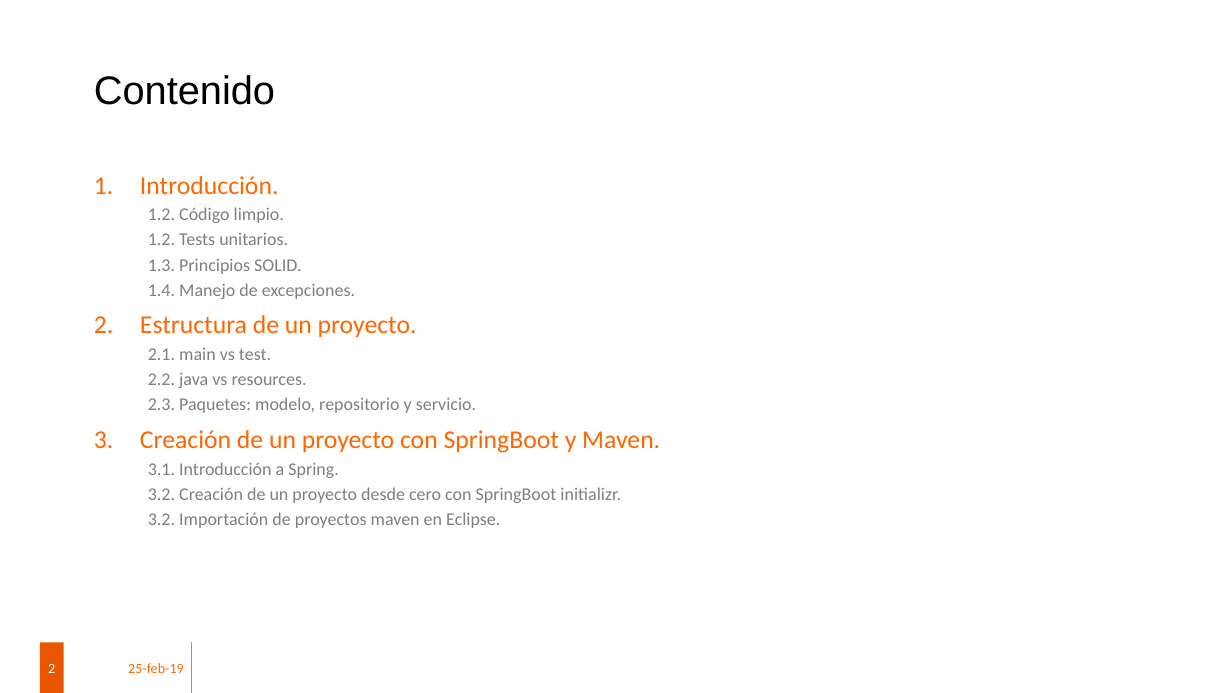
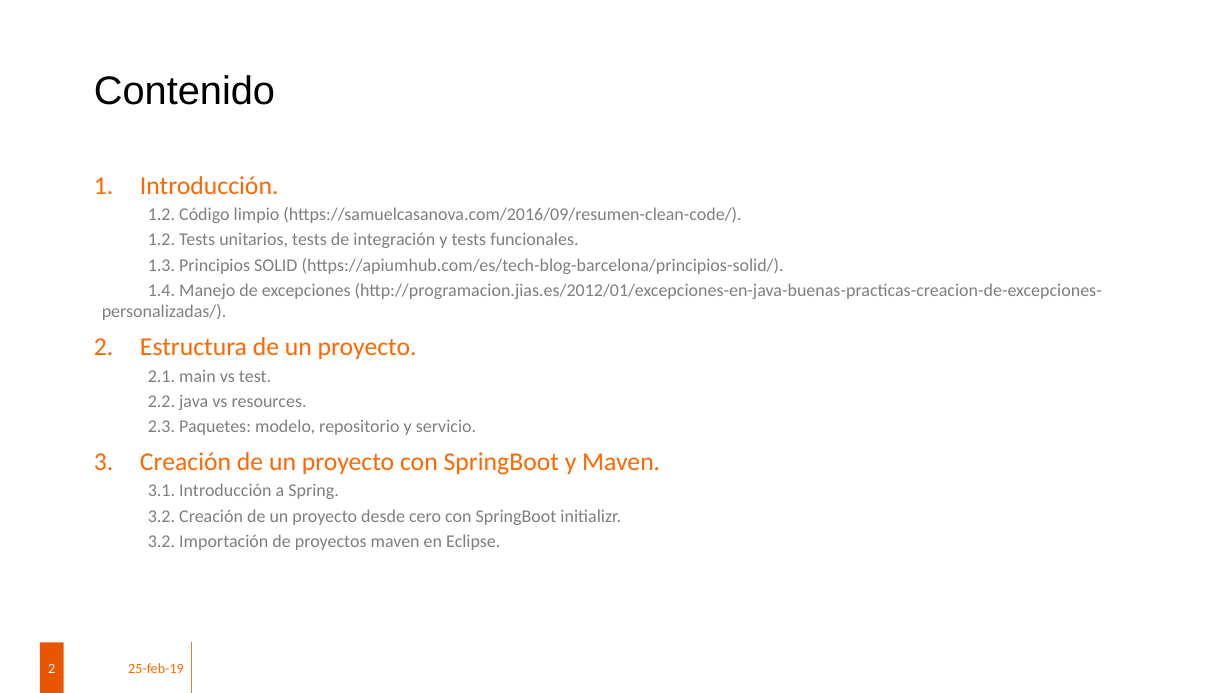
Before and after one commit to mjim79/CursoJavaWeb, a slide deck: slide 2 of Curso Java Web.pptx. Drawn at 1232x693 pixels with LibreOffice and Linux fonts; fonts in the diff are those of the drawing; background and template pictures are left out. Boxes give left, top, right and bottom in pixels: in the first picture for what was removed or moved away, otherwise in the second. Text is boxed around its words. In the diff, an @@ line names an element or a change of style, - is before the commit and + after.

Commit message:
update ppt

```diff
--- a/Curso Java Web.pptx
+++ b/Curso Java Web.pptx
@@ text at (102,207,1102,320): text changed @@
-  1.2. Código limpio.
-  1.2. Tests unitarios.
-  1.3. Principios SOLID.
-  1.4. Manejo de excepciones.
+  1.2. Código limpio (https://samuelcasanova.com/2016/09/resumen-clean-code/).
+  1.2. Tests unitarios, tests de integración y tests funcionales.
+  1.3. Principios SOLID (https://apiumhub.com/es/tech-blog-barcelona/principios-solid/).
+  1.4. Manejo de excepciones (http://programacion.jias.es/2012/01/excepciones-en-java-buenas-practicas-creacion-de-excepciones-personalizadas/).
```
Also in this commit, not shown: 1 other slide changed.
